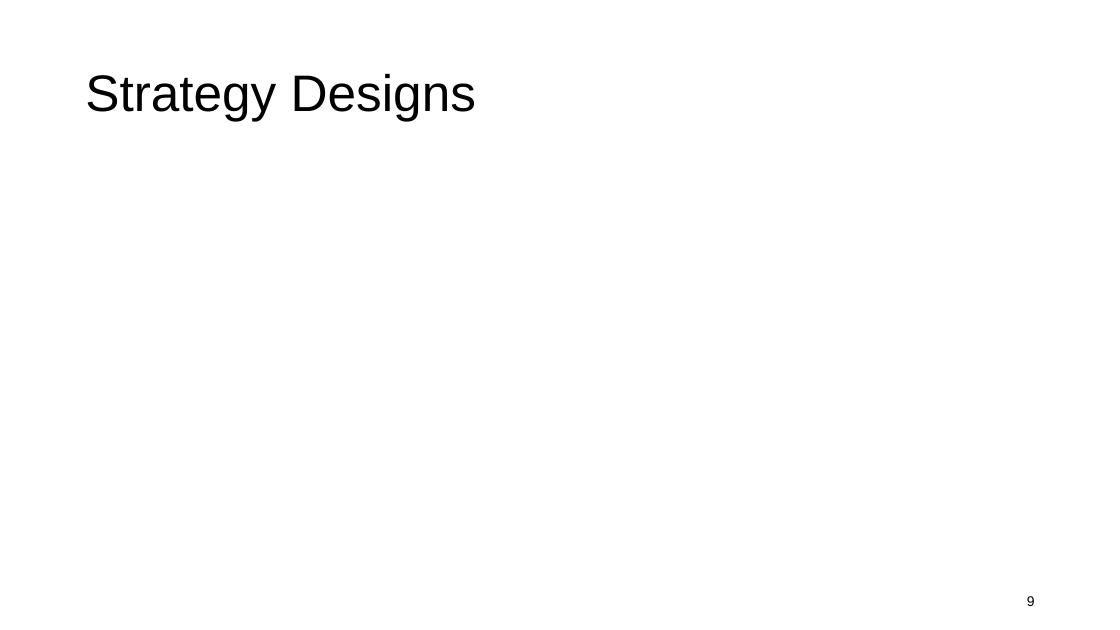
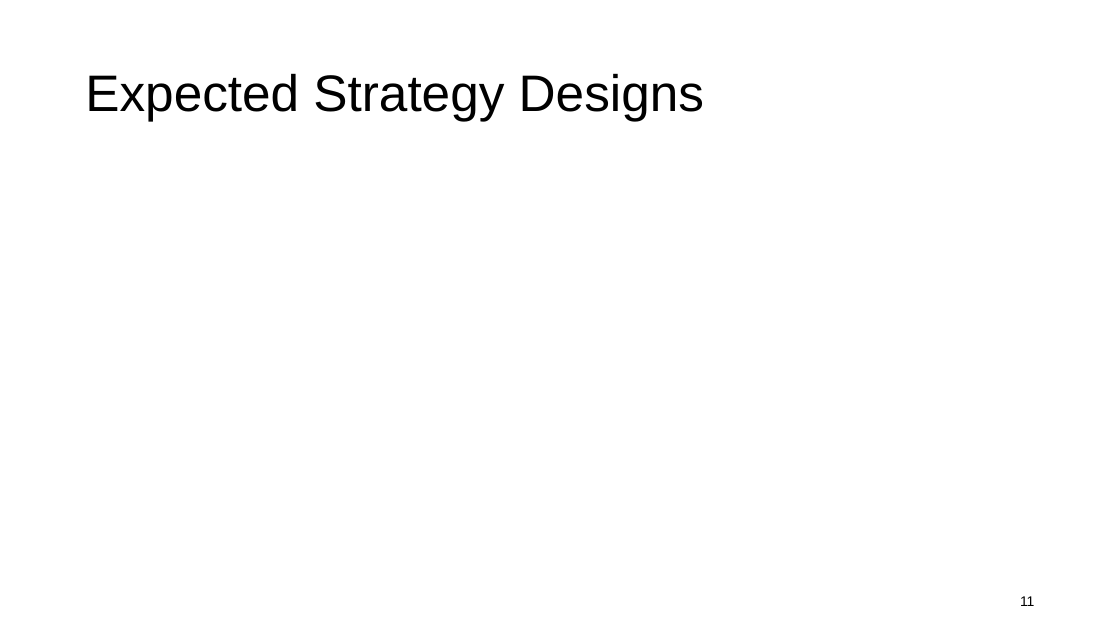
Before and after one commit to kawin7538/ds_hospital_project, a slide deck: slide 11 of memo_presentation/memo.pptx (slide 9 before the commit). Drawn at 1120x630 pixels with LibreOffice and Linux fonts; fonts in the diff are those of the drawing. Boxes give left, top, right and bottom in pixels: in the first picture for what was removed or moved away, otherwise in the second. Text is boxed around its words. In the diff, an @@ line names an element or a change of style, - is before the commit and + after.

```diff
--- a/memo_presentation/memo.pptx
+++ b/memo_presentation/memo.pptx
@@ title at (x1=85, y1=73, x2=704, y2=121): text changed @@
-Strategy Designs
+Expected Strategy Designs
@@ page number at (x1=1020, y1=596, x2=1034, y2=606): text changed @@
-9
+11
```
Also in this commit, not shown: 9 other slides changed, 3 slides added, 1 slide removed, 3 other files.
